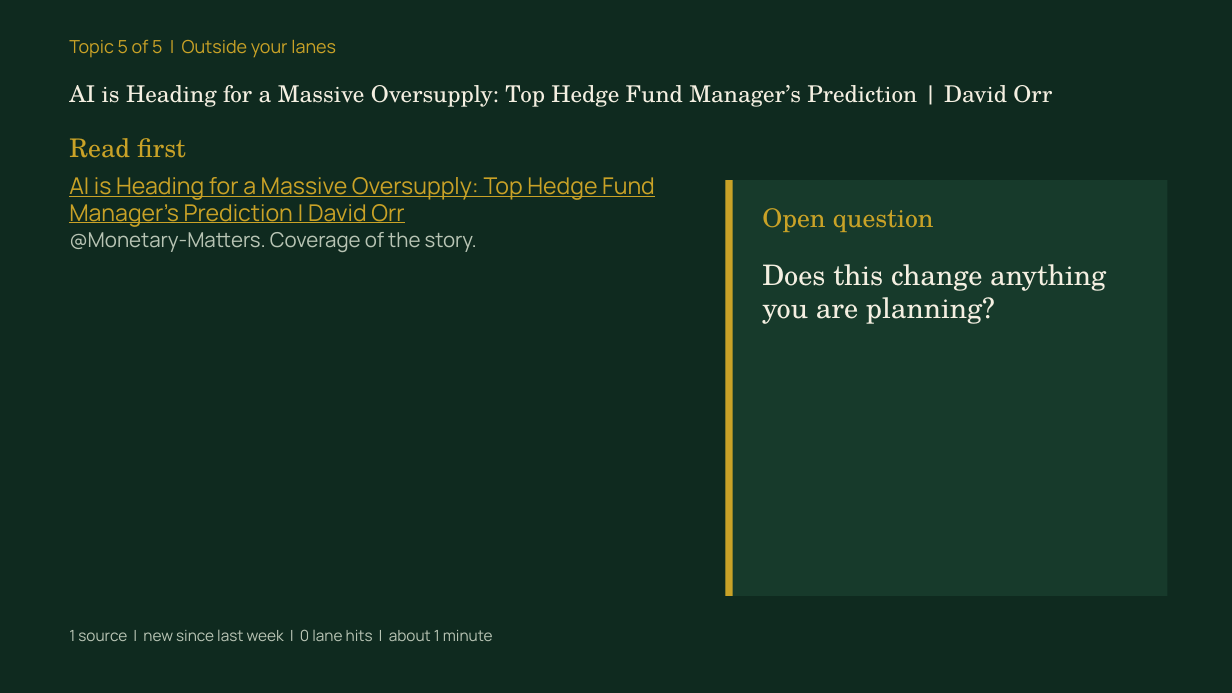
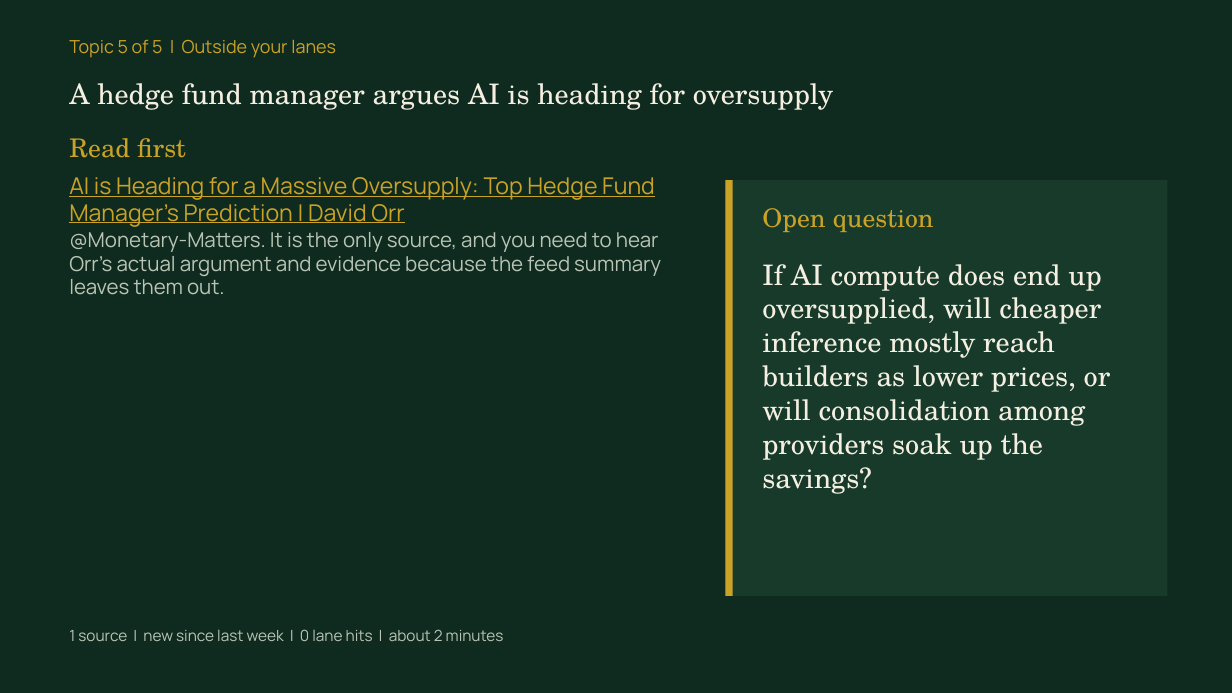
Before and after one commit to syb-code/news-digest, a slide deck: slide 16 of docs/learn/2026-11-11/briefing.pptx. Drawn at 1232x693 pixels with LibreOffice and Linux fonts; fonts in the diff are those of the drawing. Boxes give left, top, right and bottom in pixels: in the first picture for what was removed or moved away, otherwise in the second. Text is boxed around its words. In the diff, an @@ line names an element or a change of style, - is before the commit and + after.

```diff
--- a/docs/learn/2026-11-11/briefing.pptx
+++ b/docs/learn/2026-11-11/briefing.pptx
@@ text at bbox=[69, 83, 833, 110]: text changed; size 18 to 22 pt @@
-AI is Heading for a Massive Oversupply: Top Hedge Fund Manager’s Prediction | David Orr
+A hedge fund manager argues AI is heading for oversupply
@@ text at bbox=[69, 232, 661, 295]: text changed @@
-@Monetary-Matters. Coverage of the story.
+@Monetary-Matters. It is the only source, and you need to hear Orr's actual argument and evidence because the feed summary leaves them out.
@@ text at bbox=[762, 264, 1111, 494]: text changed @@
-Does this change anything you are planning?
+If AI compute does end up oversupplied, will cheaper inference mostly reach builders as lower prices, or will consolidation among providers soak up the savings?
@@ text at bbox=[69, 629, 504, 641]: text changed @@
-1 source | new since last week | 0 lane hits | about 1 minute
+1 source | new since last week | 0 lane hits | about 2 minutes
```
Also in this commit, not shown: 16 other slides changed, 5 other files.
